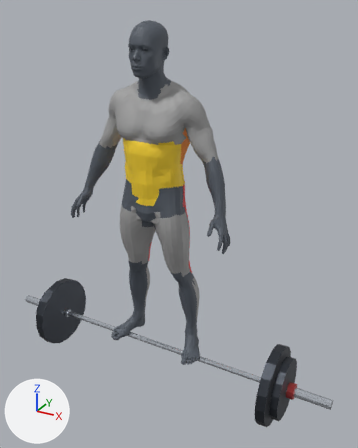
Before and after pictures for a commit that changed the Blender file assets_3d/source_blend/hamstrings_romanian_deadlift.blend.
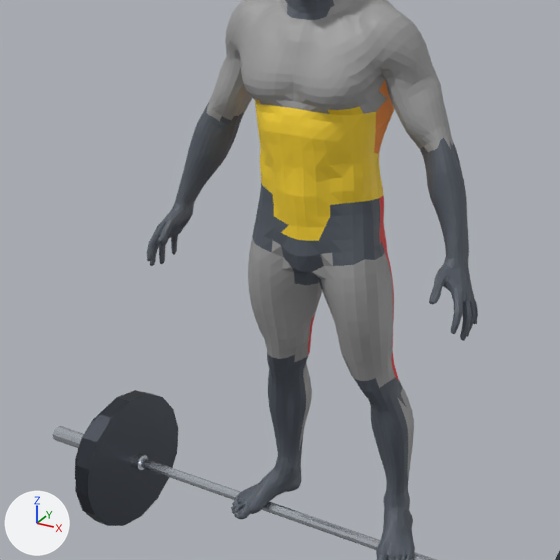
Each version appears first whole from a 50 mm camera at (1.28, -2.06, 1.84) aimed at (0.12, 0.06, 0.78), and next in a close-up on the part from 0% to 75% of the width and 20% to 80% of the height. Lighting does not change. The marker at lower left points along +X, +Y and +Z. The last two pictures show the newer version.

The older version as bpy lines, for what is in view:
```python
ob_body_joints_hands_feet = bpy.data.objects.new('Body_Joints_Hands_Feet', me_body_joints_hands_feet)
ob_body_joints_hands_feet.location = (0.0, 0.0, 0.0)
ob_mesh_muscle_abs_core = bpy.data.objects.new('Mesh_Muscle_Abs_Core', me_mesh_muscle_abs_core)
ob_mesh_muscle_abs_core.location = (0.0, 0.0, 0.0)
ob_mesh_muscle_back_lats = bpy.data.objects.new('Mesh_Muscle_Back_Lats', me_mesh_muscle_back_lats)
ob_mesh_muscle_back_lats.location = (0.0, 0.0, 0.0)
ob_mesh_muscle_shoulders = bpy.data.objects.new('Mesh_Muscle_Shoulders', me_mesh_muscle_shoulders)
ob_mesh_muscle_shoulders.location = (0.0, 0.0, 0.0)
# also in view: 'Mesh_Muscle_Biceps' at (0.0, 0.01, 1.24); 'Mesh_Muscle_Triceps' at (0.0, 0.07, 1.24); 'Mesh_Muscle_Quads' at (0.0, -0.01, 0.69); 'Mesh_Muscle_Traps' at (0.0, 0.05, 1.41); 'Mesh_Muscle_Chest' at (0.0, -0.04, 1.34)
```
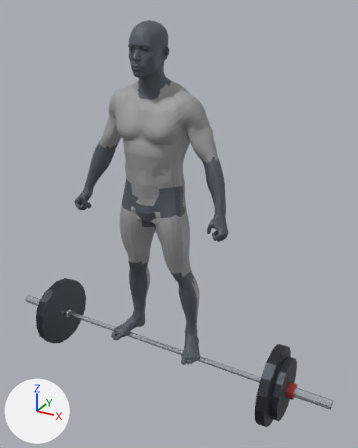
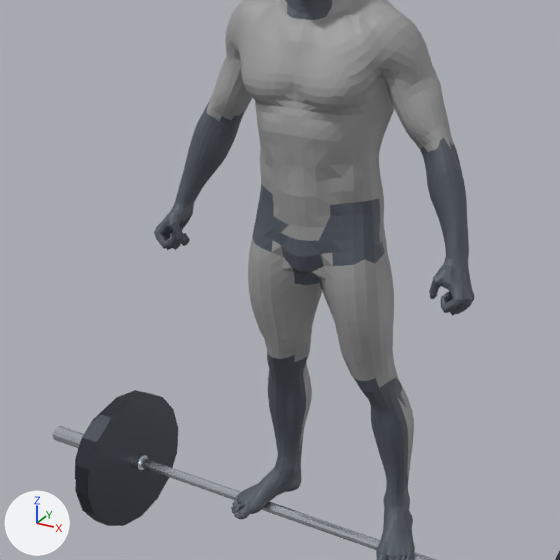
The change, as a list of edits to the scene's bpy script:
```text
Change mat_mat_muscle_back_lats:
    mat_mat_muscle_back_lats.base_color: (0.95, 0.26, 0.0) -> (0.341, 0.341, 0.341)  # orange #f98b00 -> grey #9e9e9e
Change mat_mat_muscle_abs_core:
    mat_mat_muscle_abs_core.base_color: (0.98, 0.68, 0.03) -> (0.341, 0.341, 0.341)  # yellow #fdd730 -> grey #9e9e9e
Change me_body_joints_hands_feet:
    used by ob_body_joints_hands_feet; location = (0.0, 0.0, 0.0)
    remove me_body_joints_hands_feet.from_pydata(...)  # 2846 vertices, 3774 faces; spans x -0.464..0.464, y -0.153..0.146, z 0.0..1.464
    add me_body_joints_hands_feet.from_pydata(...)  # 2897 vertices, 3770 faces; spans x -0.456..0.456, y -0.121..0.146, z 0.0..1.465
    me_body_joints_hands_feet part 1: 23 vertices moved from x -0.445..-0.378, y -0.114..-0.022, z 0.793..0.914 to x -0.451..-0.373, y -0.111..-0.022, z 0.821..0.914; 325 vertices removed from x -0.464..-0.329, y -0.152..0.041, z 0.756..1.12; 361 vertices added at x -0.456..-0.334, y -0.121..0.037, z 0.796..1.117
    me_body_joints_hands_feet part 2: 18 vertices moved from x 0.179..0.445, y -0.118..-0.021, z 0.825..0.914 to x 0.181..0.445, y -0.117..-0.02, z 0.825..0.915; 327 vertices removed from x 0.285..0.464, y -0.153..0.071, z 0.756..1.112; 369 vertices added at x 0.289..0.456, y -0.121..0.071, z 0.796..1.104
    other edits to the shape of me_body_joints_hands_feet do not show in these pictures
```

Boxes (x1, y1, x2, y2) around the edits, measured in the close-ups (560 x 560 px; the box of a moved part takes in the faces that stretch with it):
'Body_Joints_Hands_Feet', reshaped: before (147, 4, 478, 560); after (154, 4, 475, 560)
'Mesh_Muscle_Abs_Core', recoloured (yellow to grey): (254, 99, 383, 241) in both
'Mesh_Muscle_Back_Lats', recoloured (orange to grey): (374, 80, 394, 183) in both
part 1 of me_body_joints_hands_feet, moved or reshaped: before (147, 124, 221, 266); after (154, 124, 221, 250)
part 2 of me_body_joints_hands_feet, moved or reshaped: before (365, 182, 478, 341); after (365, 182, 475, 316)
